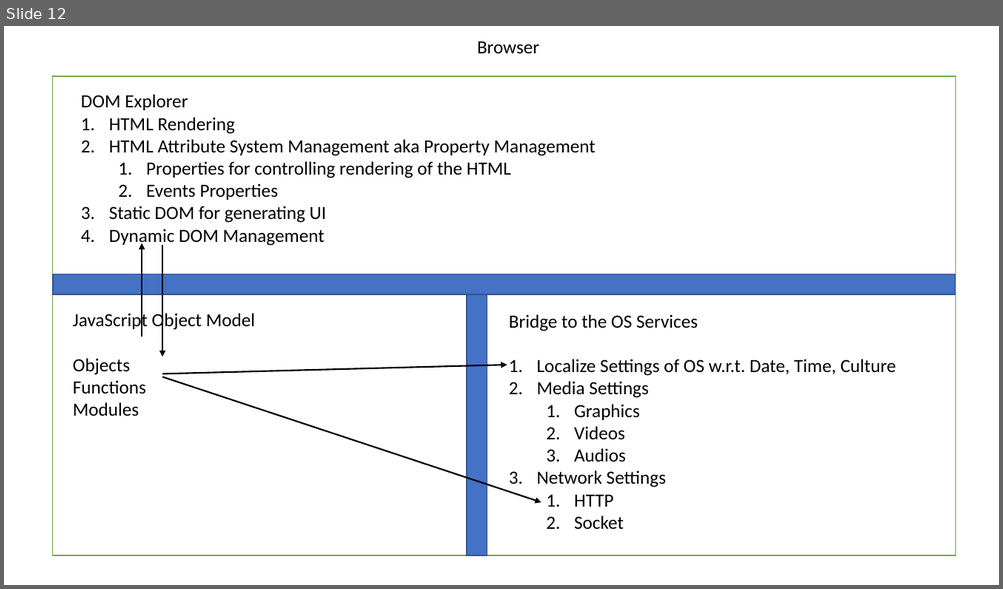
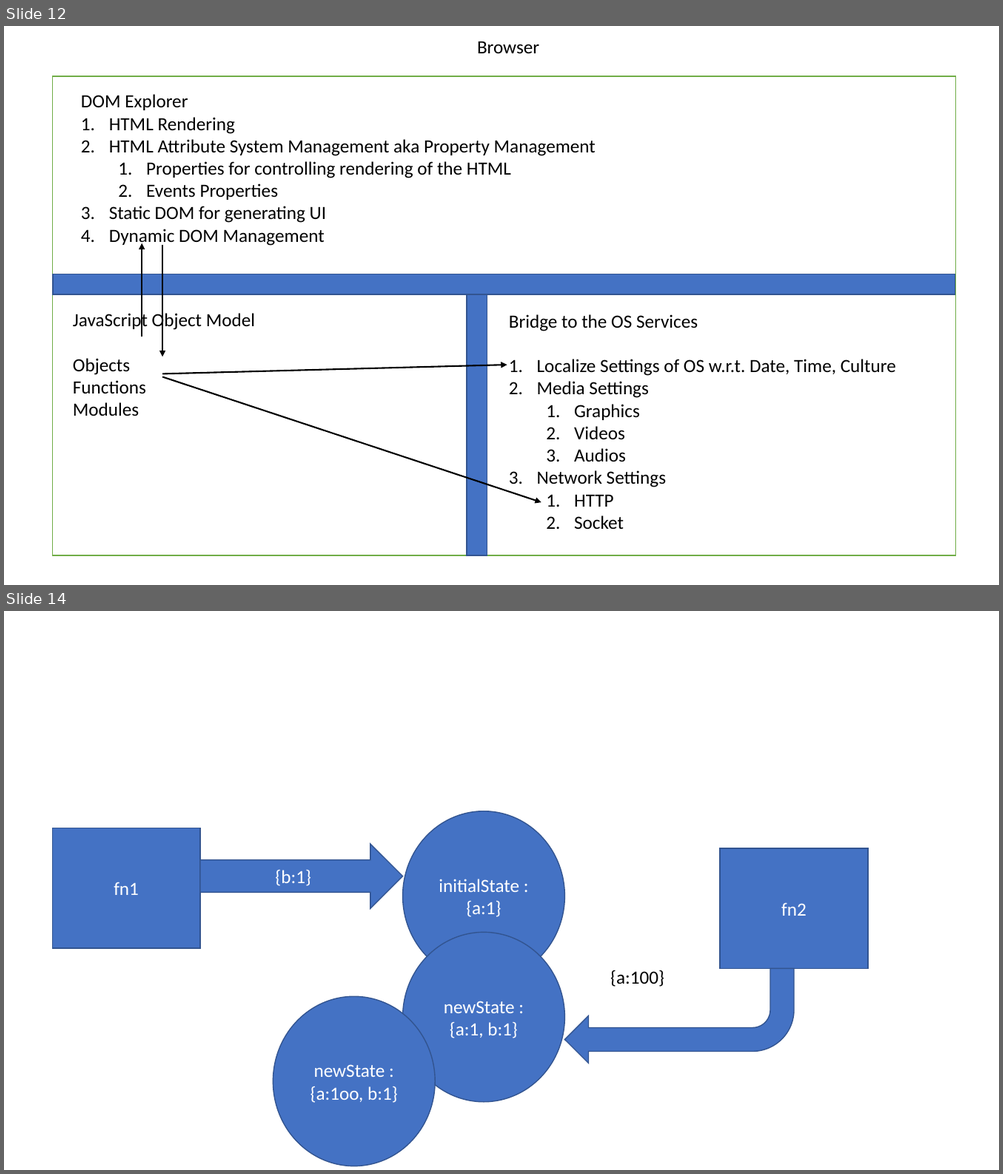
Before and after one commit to maheshsabnis/blazemarch2021, a slide deck: SpotPPTs.pptx. Shown one above the other, each under a label of ours: slide 12 before the commit, slides 12 and 14 after it; the slides between them are not shown. The pictures are 1003x589 and 1003x1174 pixels, drawn with LibreOffice and Linux fonts; fonts in the diff are those of the drawing. Boxes give left, top, right and bottom in pixels: in the first picture for what was removed or moved away, otherwise in the second. Text is boxed around its words. In the diff, an @@ line names an element or a change of style, - is before the commit and + after.

```diff
--- a/SpotPPTs.pptx
+++ b/SpotPPTs.pptx
@@ slide 14 added at box(4, 611, 999, 1170), background #FFFFFF @@
@@ rectangle added at box(53, 828, 200, 948), fill #4472C4, outline #325491 1 pt, 18 pt, text #FFFFFF @@
+fn1
@@ ellipse added at box(402, 812, 564, 982), fill #4472C4, outline #325491 1 pt, 18 pt, text #FFFFFF @@
+initialState :{a:1}
@@ right arrow added at box(200, 844, 402, 908), fill #4472C4, outline #325491 1 pt, 18 pt, text #FFFFFF @@
+{b:1}
@@ rectangle added at box(720, 849, 868, 969), fill #4472C4, outline #325491 1 pt, 18 pt, text #FFFFFF @@
+fn2
@@ ellipse added at box(402, 933, 564, 1102), fill #4472C4, outline #325491 1 pt, 18 pt, text #FFFFFF @@
+newState :{a:1, b:1}
@@ bent arrow added at box(564, 969, 794, 1064), fill #4472C4, outline #325491 1 pt @@
@@ text added at box(610, 970, 664, 987), 18 pt, text #000000 @@
+{a:100}
@@ ellipse added at box(273, 997, 435, 1167), fill #4472C4, outline #325491 1 pt, 18 pt, text #FFFFFF @@
+newState :{a:1oo, b:1}
```
Also in this commit, not shown: 7 other slides added, 30 other files.
